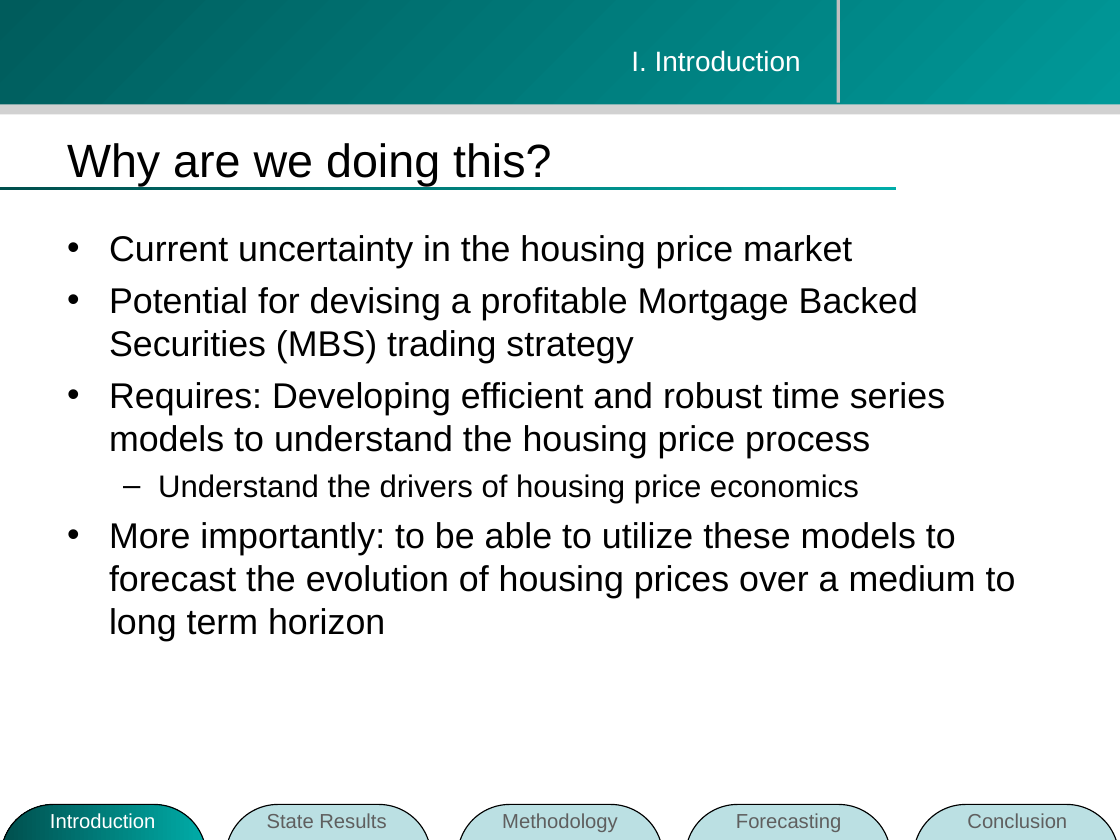
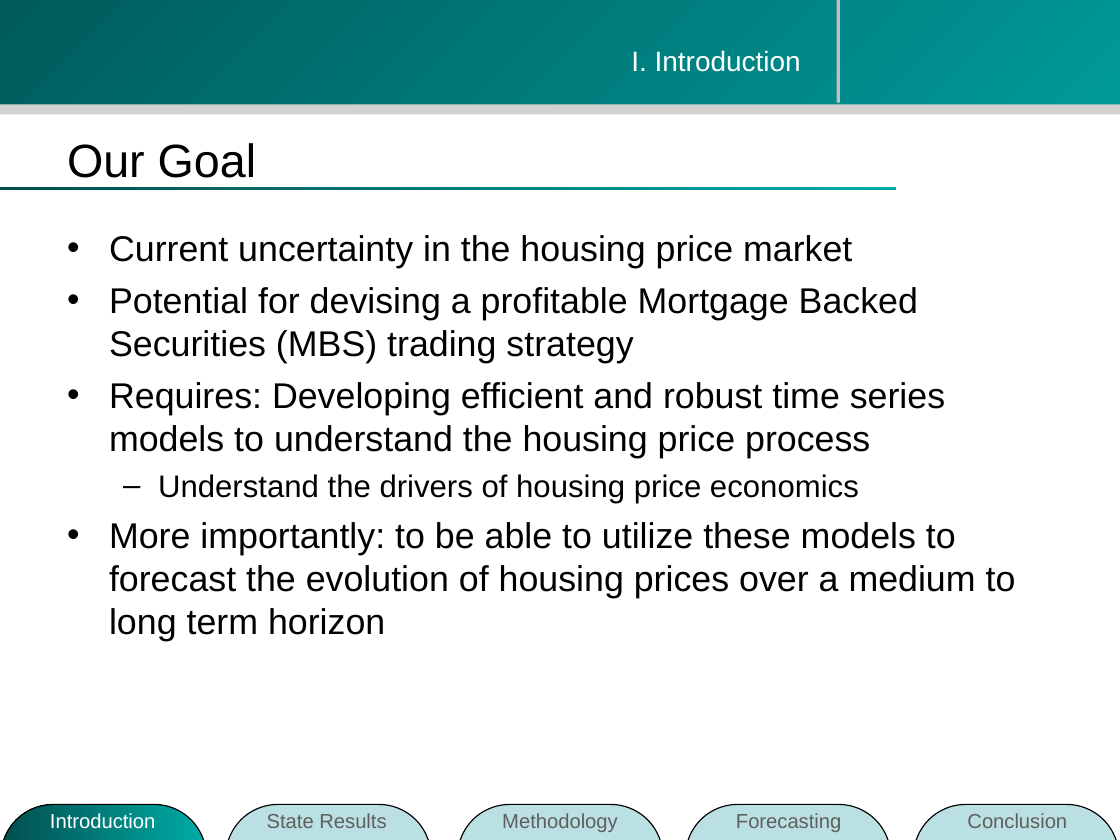
Before and after one commit to zhouzhenghui/svnrepository, a slide deck: slide 5 of SVNRepository/Presentation/M.Eng Final Presentation-take2.ppt (slide 3 before the commit). Drawn at 1120x840 pixels with LibreOffice and Linux fonts; fonts in the diff are those of the drawing; background and template pictures are left out. Boxes give left, top, right and bottom in pixels: in the first picture for what was removed or moved away, otherwise in the second. Text is boxed around its words. In the diff, an @@ line names an element or a change of style, - is before the commit and + after.

```diff
--- a/SVNRepository/Presentation/M.Eng Final Presentation-take2.ppt
+++ b/SVNRepository/Presentation/M.Eng Final Presentation-take2.ppt
@@ title at (67,143,256,178): text changed @@
-Why are we doing this?
+Our Goal
```
Also in this commit, not shown: 6 other slides changed, 9 slides added.
